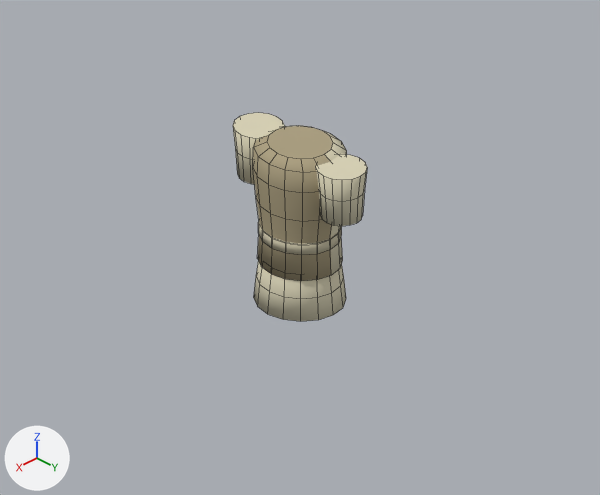
One commit to the Blender file assets-src/char_body.blend: the scene before it, then after it.
Rendered twice from the file's camera 'Cam'. The lights are fixed; the arrows at lower left show +X, +Y and +Z. The picture after the commit comes second. Mesh edges are drawn as thin lines. The same objects are shown in both versions, whatever each file hides.

In view in the first picture: 'belt_fur', 'skirt_fur', 'slvL_fur', 'slvR_fur', 'tunic_fur'.
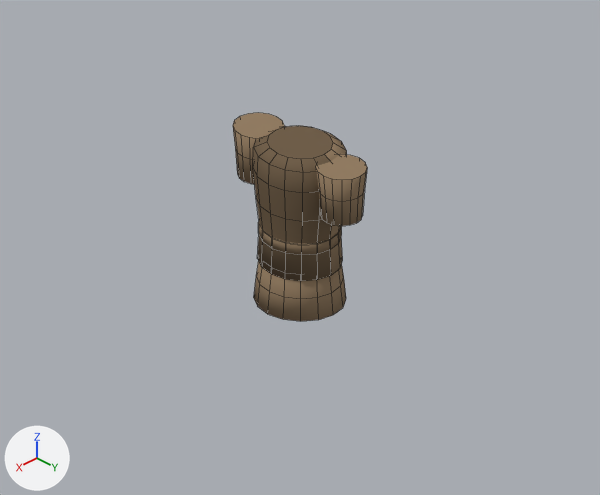
What differs and where, as boxes [x1, y1, x2, y2] in the pictures (600 x 495 px):
```json
{"object": "skirt_fur", "change": "recoloured", "before": [254, 261, 346, 321], "after": [254, 261, 346, 321], "on screen": "pale yellow to brown"}
{"object": "slvL_fur", "change": "recoloured", "before": [316, 154, 367, 226], "after": [316, 154, 367, 226], "on screen": "pale yellow to brown"}
{"object": "slvR_fur", "change": "recoloured", "before": [233, 113, 284, 184], "after": [233, 113, 284, 184], "on screen": "darker"}
{"object": "belt_fur", "change": "recoloured", "before": [258, 222, 342, 255], "after": [258, 222, 342, 255], "on screen": "beige to brown"}
{"part": 1, "of": "me_tunic_fur", "change": "recoloured", "before": [262, 126, 347, 281], "after": [262, 126, 347, 281]}
{"part": 2, "of": "me_tunic_fur", "change": "recoloured", "before": [253, 126, 333, 281], "after": [253, 126, 333, 281], "on screen": "beige to brown"}
```

The change, as JSON lines over the scene's bpy script:
```json
{"op": "add", "block": "mat_cl_fur", "code": ["mat_cl_fur = principled_material('cl_fur')", "mat_cl_fur.base_color = (0.3, 0.21, 0.128)  # brown #957e64", "mat_cl_fur.roughness = 0.97", "mat_cl_fur.specular_ior_level = 0.03"]}
{"op": "add", "block": "mat_cl_fur_trim", "code": ["mat_cl_fur_trim = principled_material('cl_fur_trim')", "mat_cl_fur_trim.base_color = (0.255, 0.178, 0.108)  # brown #8a755c", "mat_cl_fur_trim.roughness = 0.97", "mat_cl_fur_trim.specular_ior_level = 0.03"]}
{"op": "add", "block": "mat_cl_fur_plk", "code": ["mat_cl_fur_plk = principled_material('cl_fur_plk')", "mat_cl_fur_plk.base_color = (0.168, 0.118, 0.0715)  # brown #72604c", "mat_cl_fur_plk.roughness = 0.97", "mat_cl_fur_plk.specular_ior_level = 0.03"]}
{"block": "me_tunic_fur", "where": "me_tunic_fur.from_pydata(...)  # 96 vertices, 82 faces; spans x -0.178..0.178, y -0.202..0.202, z 0.88..1.424"}
{"block": "me_tunic_fur", "where": "# used by ob_tunic_fur; location = (0.0, 0.0, 0.0)"}
{"block": "me_tunic_fur", "change": "me_tunic_fur part 1: all 46 faces that had it switch from mat_hemp (pale yellow #dad4b8) to mat_cl_fur (brown #957e64)"}
{"block": "me_tunic_fur", "change": "me_tunic_fur part 2: all 36 faces that had it switch from mat_cord (beige #ada284) to mat_cl_fur_plk (brown #72604c)"}
{"block": "me_skirt_fur", "where": "me_skirt_fur.from_pydata(...)  # 48 vertices, 34 faces; spans x -0.182..0.182, y -0.19..0.19, z 0.7..0.905"}
{"op": "remove", "block": "me_skirt_fur", "code": "me_skirt_fur.materials.append(mat_hemp)  # pale yellow #dad4b8"}
{"op": "add", "block": "me_skirt_fur", "code": "me_skirt_fur.materials.append(mat_cl_fur)  # brown #957e64"}
{"block": "me_belt_fur", "where": "me_belt_fur.from_pydata(...)  # 32 vertices, 18 faces; spans x -0.16..0.16, y -0.174..0.174, z 0.998..1.048"}
{"op": "remove", "block": "me_belt_fur", "code": "me_belt_fur.materials.append(mat_hemp2)  # beige #cbc4aa"}
{"op": "add", "block": "me_belt_fur", "code": "me_belt_fur.materials.append(mat_cl_fur_trim)  # brown #8a755c"}
{"block": "me_slvl_fur", "where": "me_slvl_fur.from_pydata(...)  # 48 vertices, 34 faces; spans x -0.102..0.102, y 0.129..0.341, z 1.18..1.405"}
{"op": "remove", "block": "me_slvl_fur", "code": "me_slvl_fur.materials.append(mat_hemp)  # pale yellow #dad4b8"}
{"op": "add", "block": "me_slvl_fur", "code": "me_slvl_fur.materials.append(mat_cl_fur)  # brown #957e64"}
{"block": "me_slvr_fur", "where": "me_slvr_fur.from_pydata(...)  # 48 vertices, 34 faces; spans x -0.102..0.102, y -0.341..-0.129, z 1.18..1.405"}
{"op": "remove", "block": "me_slvr_fur", "code": "me_slvr_fur.materials.append(mat_hemp)  # pale yellow #dad4b8"}
{"op": "add", "block": "me_slvr_fur", "code": "me_slvr_fur.materials.append(mat_cl_fur)  # brown #957e64"}
```
